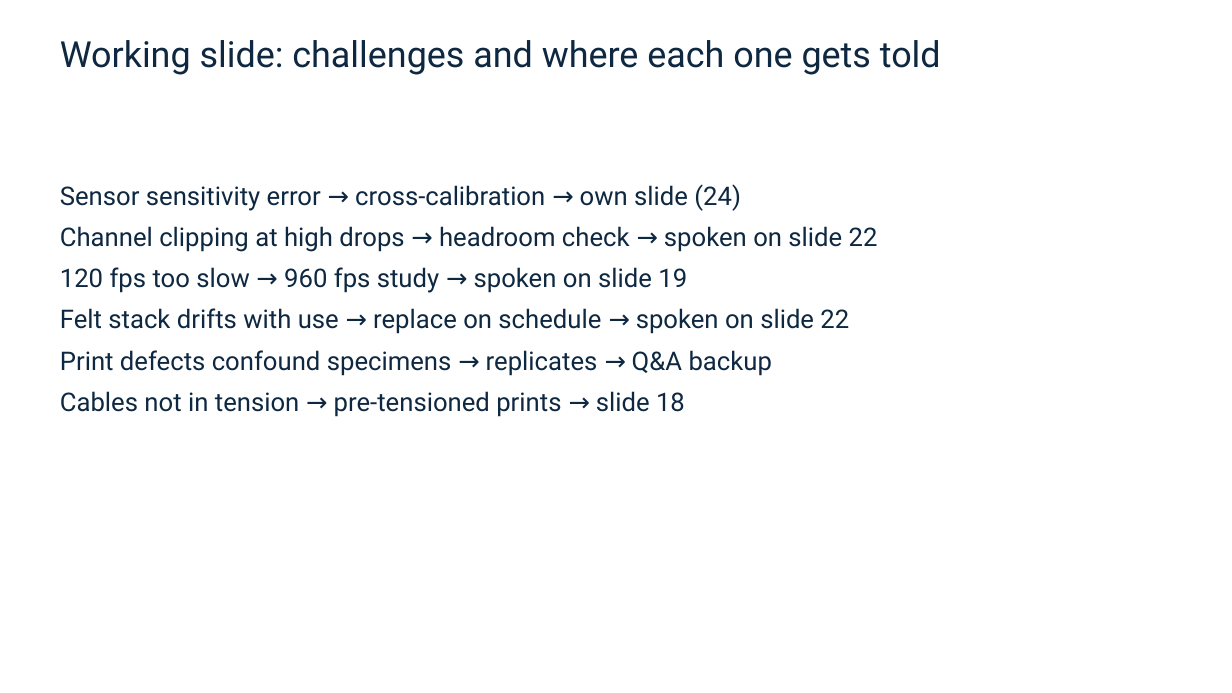
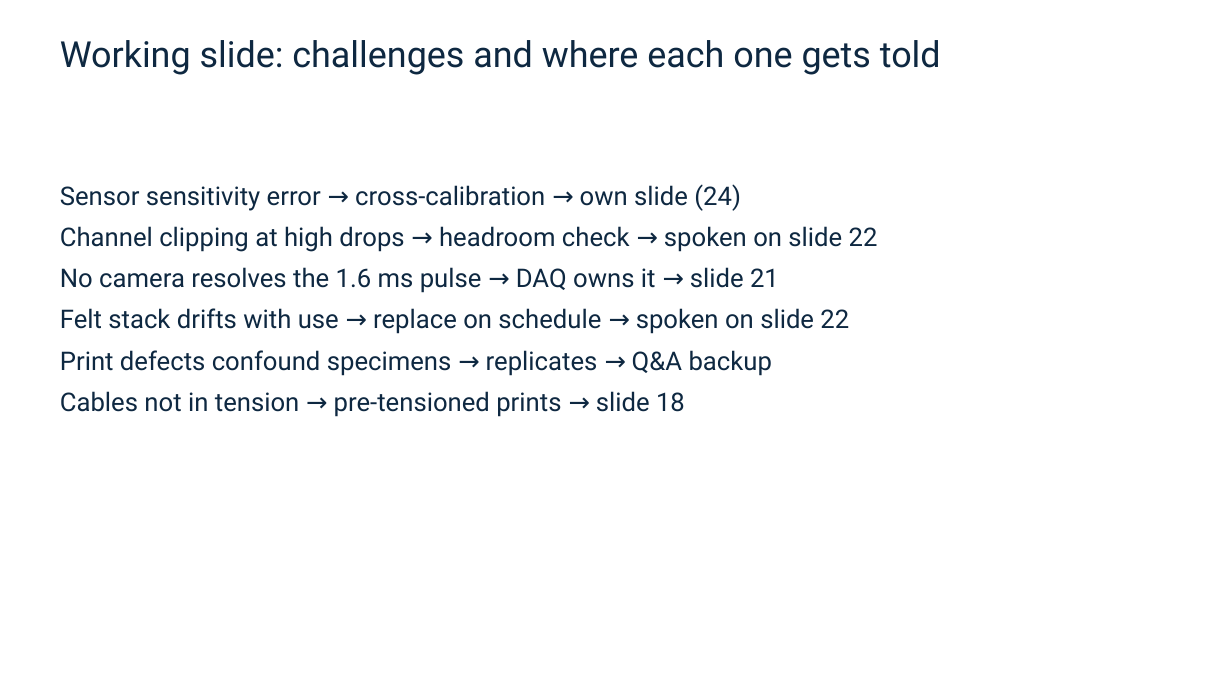
Before and after one commit to vertical-cloud-lab/tensegrity-optimization, a slide deck: slide 25 of presentation/Slide Decks/IDETC Supplement Slides (BO block + gap + video + accel).pptx. Drawn at 1232x693 pixels with LibreOffice and Linux fonts; fonts in the diff are those of the drawing. Boxes give left, top, right and bottom in pixels: in the first picture for what was removed or moved away, otherwise in the second. Text is boxed around its words. In the diff, an @@ line names an element or a change of style, - is before the commit and + after.

```diff
--- a/presentation/Slide Decks/IDETC Supplement Slides (BO block + gap + video + accel).pptx
+++ b/presentation/Slide Decks/IDETC Supplement Slides (BO block + gap + video + accel).pptx
@@ text at (60,267,779,293): text changed @@
-120 fps too slow → 960 fps study → spoken on slide 19
+No camera resolves the 1.6 ms pulse → DAQ owns it → slide 21
```
Also in this commit, not shown: 3 other slides changed, 7 slides added, 7 slides removed, 30 other files.
